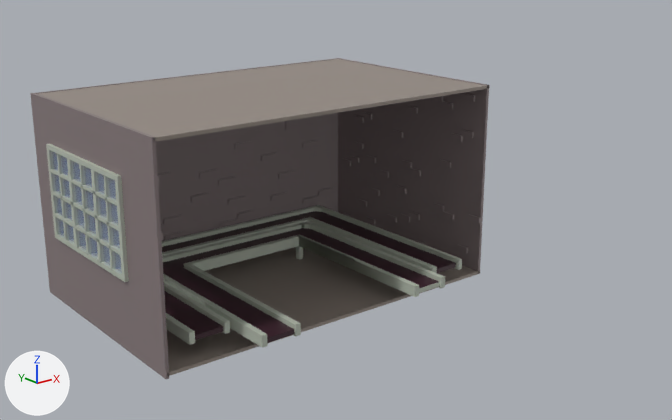
The FBX model Labour and Duty/Assets/olesja mudelid/WORKshop.fbx as it was, and as the next commit left it.
Camera for both pictures: a 50 mm lens placed at (-21.7, -33.4, 15.4), pointed at (3.1, -2.5, 3.0). The lights are fixed; the arrows at lower left show +X, +Y and +Z. Where no turn or scale is listed for an object, it has been applied to the vertices. Vertices at the same position are counted once.

In view in the first picture: 'Plane', 'Plane.002', 'Plane.009', 'aken', 'klaas', 'lagi', 'paremsein', 'põrand', 'vasaksein'.
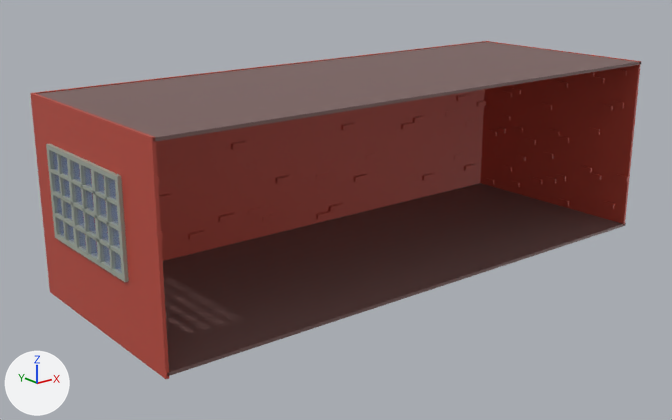
What changed in the scene script:
```text
Change mat_material_005:
    mat_material_005.base_color: (0.305, 0.258, 0.226) -> (0.192, 0.108, 0.102)  # grey #968b83 -> brown #795c5a
Change mat_material_002:
    mat_material_002.base_color: (0.044, 0.0137, 0.0241) -> (0.497, 0.0685, 0.0452)  # brown #3b1f2b -> red #bb4a3c
Change me_plane_017:
    where me_plane_017.from_pydata(...)  # 8 vertices, 6 faces; spans x -1.51..1.73, y -1.01..1.07, z -0.01..0.02
    used by ob_põrand; location = (0.0, -2.27, 0.56); scale = (-4.79, -4.79, -4.79)
    me_plane_017 part 1: the whole mesh is scaled about its middle by (1.69, 1, 1), then moved by (-1.12, 0.0, 0.0)
Change me_plane_018:
    where me_plane_018.from_pydata(...)  # 1897 vertices, 1712 faces; spans x -0.04..1.73, y -1.01..1.07, z -0.02..0.02
    remove me_plane_018.materials.append(mat_material_014)  # grey #877a7b
    add me_plane_018.materials.append(mat_material_002)  # red #bb4a3c
Change me_plane_022:
    where me_plane_022.from_pydata(...)  # 1295 vertices, 1239 faces; spans x -0.01..1.73, y -1.01..1.07, z -0.01..0.04
    remove me_plane_022.materials.append(mat_material_014)  # grey #877a7b
    add me_plane_022.materials.append(mat_material_002)  # red #bb4a3c
Change me_plane_021:
    where me_plane_021.from_pydata(...)  # 8 vertices, 6 faces; spans x -1.51..1.73, y -1.01..1.07, z -0.01..0.02
    used by ob_lagi; location = (0.0, -2.27, 8.75); scale = (-4.79, -4.79, -4.79)
    me_plane_021 part 2: the whole mesh is scaled about its middle by (1.69, 1, 1), then moved by (-1.12, 0.0, 0.0)
Add me_plane_001:
    me_plane_001.from_pydata(...)  # 1275 vertices, 1217 faces; spans x -3.75..1.73, y -1.01..0.71, z -0.04..0.02
    me_plane_001.materials.append(mat_material_002)  # red #bb4a3c
Remove ob_plane_002:
    ob_plane_002 = bpy.data.objects.new('Plane.002', me_plane_006)
    ob_plane_002.location = (-2.83, -2.07, 0.3)
Remove ob_plane:
    ob_plane = bpy.data.objects.new('Plane', me_plane)
    ob_plane.location = (-5.96, 0.36, 1.33)
Change ob_vasaksein:
    ob_vasaksein.location: (7.15, -2.27, 0.56) -> (17.84, -2.27, 0.56)
Remove ob_plane_009:
    ob_plane_009 = bpy.data.objects.new('Plane.009', me_plane_020)
    ob_plane_009.location = (0.0, 2.45, 5.65)
    ob_plane_009.rotation_euler = (1.571, 0.0, 0.0)  # degrees (90, 0, 0)
    ob_plane_009.scale = (-4.79, -4.79, -4.79)
Add ob_tagasein:
    ob_tagasein = bpy.data.objects.new('tagasein', me_plane_001)
    ob_tagasein.location = (0.0, 2.45, 4.0)
    ob_tagasein.rotation_euler = (1.571, 0.0, 0.0)  # degrees (90, 0, 0)
    ob_tagasein.scale = (-4.79, -4.79, -4.79)
```

Changed parts and their boxes [x1, y1, x2, y2] in the pictures (672 x 420 px):
'vasaksein', recoloured, moved: before [337, 58, 489, 274]; after [480, 41, 641, 226]
'põrand', recoloured, mesh rescaled (grey to brown): before [167, 247, 480, 376]; after [163, 183, 626, 376]
'tagasein', added (red): after [33, 41, 487, 261]
'lagi', recoloured, mesh rescaled (grey to brown, 33% wider, 20% taller): before [38, 59, 490, 142]; after [38, 42, 641, 142]
'paremsein', recoloured (grey to red): [30, 93, 169, 379] in both
'Plane.009', deleted: before [36, 58, 338, 241]
'Plane.002', deleted: before [162, 221, 445, 348]
    faces in mat_material_006 (light grey #b8c0b2): [162, 224, 440, 348]
    faces in mat_material_007 (brown #3b1f2b): [163, 232, 294, 343]
    faces in mat_material_009 (light grey #b8c0b2): [296, 221, 445, 297]
    faces in mat_material_008 (brown #3b1f2b): [286, 228, 439, 288]
'Plane', deleted: before [161, 205, 462, 345]
    faces in mat_material_003 (light grey #b8c0b2): [161, 205, 462, 345]
    faces in mat_material_002 (brown #3b1f2b): [162, 211, 456, 340]
